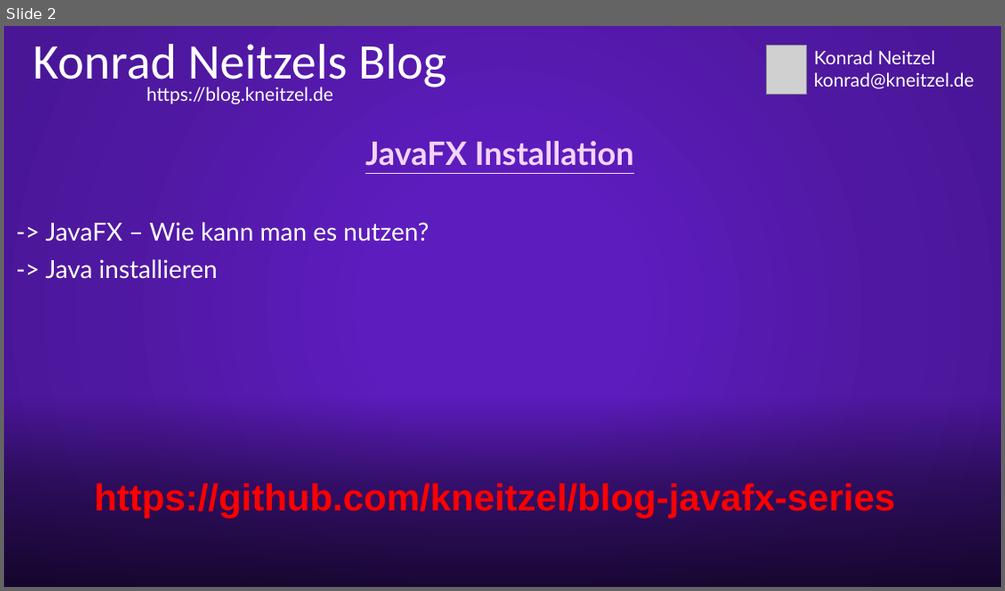
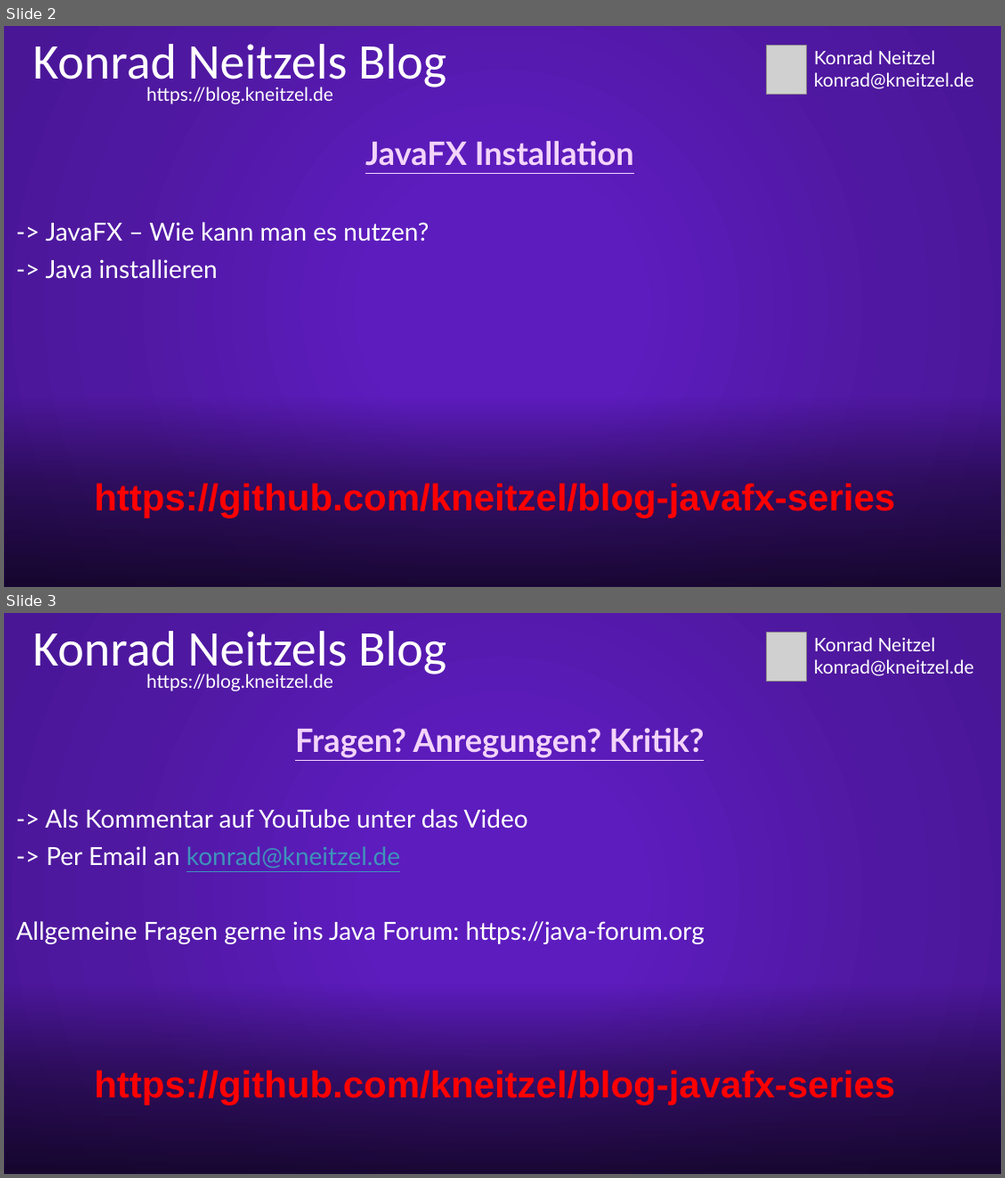
Before and after one commit to kneitzel/blog-javafx-series, a slide deck: Documentation/YouTube/JavaFX 02 Start-Präsentation.pptx. Shown one above the other, each under a label of ours: slide 2 before the commit, slides 2 and 3 after it. The pictures are 1005x591 and 1005x1178 pixels, drawn with LibreOffice and Linux fonts; fonts in the diff are those of the drawing; grey boxes stand for pictures. Boxes give left, top, right and bottom in pixels: in the first picture for what was removed or moved away, otherwise in the second. Text is boxed around its words. In the diff, an @@ line names an element or a change of style, - is before the commit and + after.

Commit message:
Added YouTube Video desccription, updated 02 presentation.

```diff
--- a/Documentation/YouTube/JavaFX 02 Start-Präsentation.pptx
+++ b/Documentation/YouTube/JavaFX 02 Start-Präsentation.pptx
@@ slide 3 added at box(4, 613, 1001, 1174), background gradient #5D1CBE to #4F18A0 to #4A1696; not listed: 2 template elements that a slide beside it also shows @@
@@ rectangle added at box(4, 613, 1001, 1174), fill gradient #5D1CBE to #4F18A0 to #4A1696 @@
@@ title added at box(32, 631, 446, 677), 48 pt, text #FFFFFF @@
+Konrad Neitzels Blog
@@ picture added at box(767, 633, 807, 681) @@
@@ text added at box(814, 637, 974, 676), 18 pt, text #FFFFFF @@
+Konrad Neitzel
+konrad@kneitzel.de
@@ text added at box(146, 674, 333, 691), 18 pt, text #FFFFFF @@
+https://blog.kneitzel.de
@@ subtitle added at box(16, 728, 704, 944), 24 pt, text #FFFFFF @@
+Fragen? Anregungen? Kritik?
+-> Als Kommentar auf YouTube unter das Video
+-> Per Email an konrad@kneitzel.de
+Allgemeine Fragen gerne ins Java Forum: https://java-forum.org
@@ rectangle added at box(4, 983, 1001, 1174), fill gradient #000000 @@
@@ text added at box(94, 1070, 895, 1105), 36 pt, text #FF0000, bold @@
+https://github.com/kneitzel/blog-javafx-series
```
Also in this commit, not shown: 2 other files.
